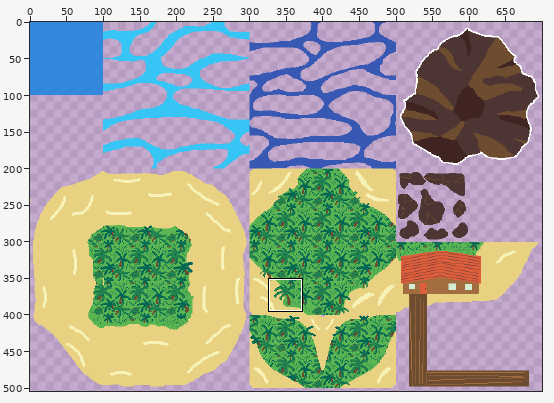
One commit to this pixel-art file: 7FemaleWives/Sprites/Tileset.aseprite. Above, an overview of the earlier version with the close-up marked.
Close-up. Before the commit:
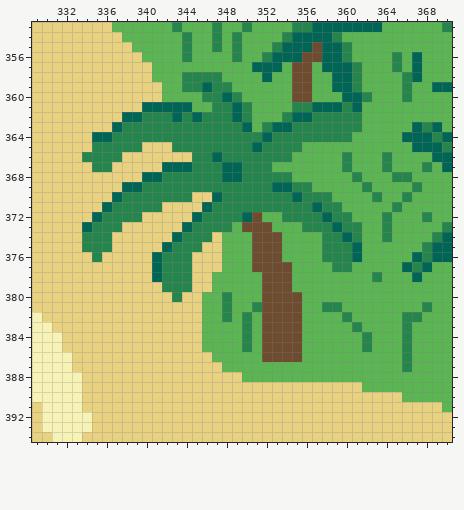
1000x1000 pixels, 1 frame. Shown: x 329..370, y 353..394. The wide view leaves out empty margins. The commit also changed other parts of the picture, which this record leaves out.
And afterwards:
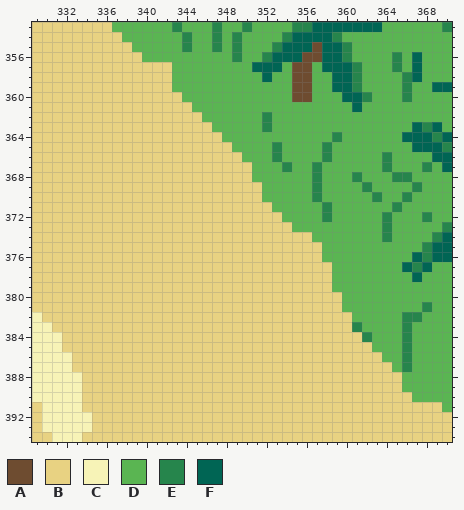
Palette (. is transparent): A #6e4c30  B #e8d282  C #f7f3b7  D #5ab552  E #26854c  F #006554
Edits made:
Layer "Tilemap 1":
y 356: x 344 E -> D
y 357: x 341..342 DD -> BB
y 358: x 341..342 DD -> BB; x 344..347 EEEE -> DDDD
y 359: x 342 D -> B; x 344..348 EEFEE -> DDDDD
y 360: x 342..343 DD -> BB; x 346..349 EEFE -> DDDD
y 361: x 340..344 FFFFF -> BBBBB; x 347..350 EEFE -> DDDD; x 355..360 EEFFFE -> DDDDDD
y 362: x 338..350 FFEEEFEFEEEFE -> BBBBBBBBDDDDD; x 352 D -> E; x 354..361 EFFEEEEE -> DDDDDDDD
y 363: x 337..350 FEEEEEEEEEEEEF -> BBBBBBBBBBDDDD; x 353..361 FFEEEEEEE -> DDDDDDDDD
y 364: x 335..358 FFEEEEEEEEEEEEEEEFEEEEEE -> BBBBBBBBBBBBBDDDDDDDDDDD; x 360 E -> D
y 365: x 335..339 EEEEE -> BBBBB; x 343..352 EEEEEEEEFE -> BBBBBBDDDD; x 354..355 EE -> DD; x 358 D -> E
y 366: x 334..337 EEEE -> BBBB; x 345..352 EEFEEEEE -> BBBBBDDD; x 354 E -> D; x 358 D -> E; x 360 E -> D
y 367: x 335..336 EE -> BB; x 342..352 FFFEEEFFEEE -> BBBBBBBBBDD; x 354 D -> E; x 357 D -> E; x 360 E -> D
y 368: x 340..354 FFEEEEEEFFEEEEE -> BBBBBBBBBBBDDDD; x 357 D -> E
y 369: x 338..357 FFEEEEEEEEEEEEEFFEED -> BBBBBBBBBBBBBBDDDDDE
y 370: x 337..344 FEEEEEEE -> BBBBBBBB; x 347..356 FEEEEEEEFE -> BBBBBDDDDD; x 358 E -> D
y 371: x 336..341 FEEEEE -> BBBBBB; x 346..357 FEEEEEEEEEEF -> BBBBBBBDDDDD; x 359 E -> D
y 372: x 335..339 FEEEE -> BBBBB; x 345..360 FEEEEFADDEEEEFEE -> BBBBBBBBBDDDDEDD
y 373: x 334..337 FEEE -> BBBB; x 344..354 FEEEEDAAADD -> BBBBBBBBBBB; x 356..361 EEEFEE -> DDDDDD
y 374: x 334..336 EEE -> BBB; x 343..346 FEEE -> BBBB; x 348..356 DDDAAADDD -> BBBBBBBBB; x 358..361 EEFE -> DDDD
y 375: x 334..336 EEE -> BBB; x 342..345 FEEE -> BBBB; x 348..361 DDDAAADDDDEEEF -> BBBBBBBBBBDDDD
y 376: x 335 E -> B; x 341..344 FEEE -> BBBB; x 348..361 DDDAAADDDDEEEF -> BBBBBBBBBBDDDD
y 377: x 341..344 FEEE -> BBBB; x 348..360 DDDAAAADDDDEE -> BBBBBBBBBBBDD
y 378: x 341..344 FEEE -> BBBB; x 347..358 DDDDDAAADDDD -> BBBBBBBBBBBB; x 363 E -> D
y 379: x 342..344 EEE -> BBB; x 347..358 DDDDDAAADDDD -> BBBBBBBBBBBB
y 380: x 343 E -> B; x 346..359 DDEDDDAAAADDDD -> BBBBBBBBBBBBBB
y 381: x 346..359 DDEDDEAAAADDEE -> BBBBBBBBBBBBBB
y 382: x 346..360 DDEDEDAAAADDDDE -> BBBBBBBBBBBBBBB
y 383: x 346..360 DDDDEDAAAADDDDD -> BBBBBBBBBBBBBBB
y 384: x 346..361 DDDDEDAAAADDDDDD -> BBBBBBBBBBBBBBBB
y 385: x 346..362 DDDDEDAAAADDDDDDE -> BBBBBBBBBBBBBBBBB
y 386: x 347..363 DDDDDAAAADDDDDDDD -> BBBBBBBBBBBBBBBBB
y 387: x 348..364 DDDDDDDDDDDDDDDDD -> BBBBBBBBBBBBBBBBB
y 388: x 350..365 DDDDDDDDDDDDDDDD -> BBBBBBBBBBBBBBBB
y 389: x 362..365 DDDD -> BBBB
y 390: x 366 D -> B
